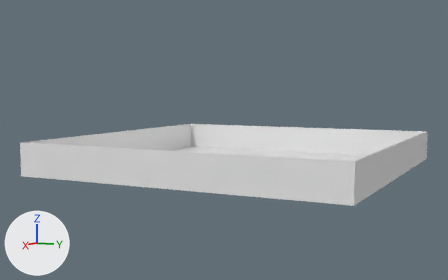
The Blender file assets/aquarium.blend as it was, and as the next commit left it.
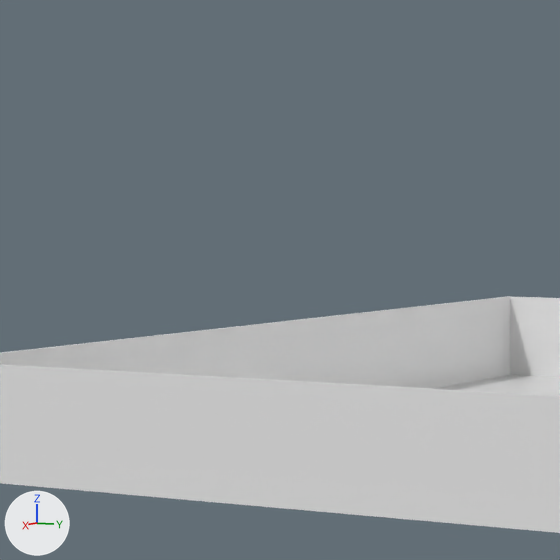
Each version is shown whole from a 50 mm lens placed at (37.14, 17.23, 4.38), pointed at (0.23, -1.48, 0.73), then close up on the part from 9% to 46% of the width and 13% to 72% of the height. Arrows for +X, +Y and +Z are at lower left; the lights stay in place.
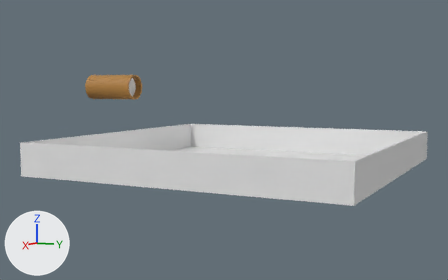
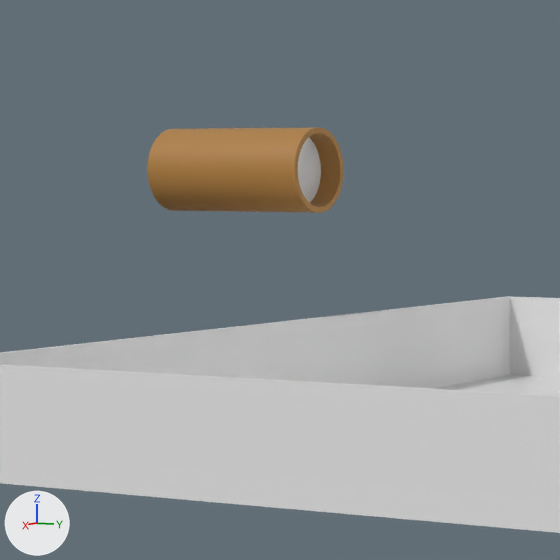
Commit message: Added inflow tube
Change-Id: I59d528d3523d31c8507eae907b2160c577438513

Patch to the scene script:
```diff
--- a/assets/aquarium.blend.py
+++ b/assets/aquarium.blend.py
@@ mat_material_001 @@
+mat_material_001 = principled_material('Material.001')
+mat_material_001.base_color = (0.429, 0.21, 0.0488)  # brown #af7e3e
@@ me_cylinder @@
+me_cylinder.from_pydata(...)  # 256 vertices, 226 faces; spans x -1.0..1.0, y -1.0..1.0, z -1.0..3.27
+me_cylinder.materials.append(mat_material_001)  # brown #af7e3e
@@ me_circle @@
+me_circle.from_pydata(...)  # 32 vertices, 1 face; spans x -1.0..1.0, y -1.0..1.0, z 0.0
@@ ob_cylinder @@
+ob_cylinder = bpy.data.objects.new('Cylinder', me_cylinder)
+ob_cylinder.location = (0.0, -9.64, 4.23)
+ob_cylinder.rotation_euler = (1.571, 0.0, 0.0)  # degrees (90, 0, 0)
+ob_cylinder.scale = (0.891, 0.891, 0.891)
+_m = ob_cylinder.modifiers.new('Subdivision', 'SUBSURF')
+_m.levels = 3
+_m.render_levels = 3
@@ ob_circle @@
+ob_circle = bpy.data.objects.new('Circle', me_circle)
+ob_circle.location = (0.0, -9.25, 4.23)
+ob_circle.rotation_euler = (1.571, 0.0, 0.0)  # degrees (90, 0, 0)
+ob_circle.scale = (0.835, 0.835, 0.835)
```

Location of each change, [x1, y1, x2, y2] in pixels of the close-ups (560 x 560 px):
'Cylinder', added (brown)
    after: [147, 127, 343, 213]
'Circle', added
    after: [298, 138, 321, 203]
